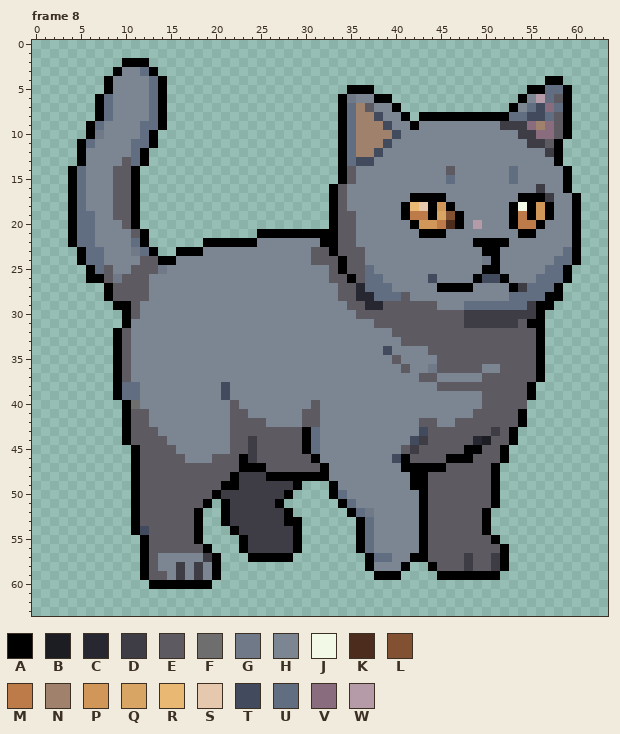
File history of a pixel-art file, Art/Cats/CAT_1.aseprite. The picture above is the old version.
64x64 pixels, 8 frames. Colours within 5 levels of each other are drawn and written as one. Shown: frame 8. The commit also changed other frames, which this record leaves out.
Palette (. is transparent): A #000000  B #1c1c23  C #272732  D #3e3d45  E #5e5a62  F #6f6e6f  G #707987  H #7c8592  J #f2f9e6  K #4b2c1d  L #825132  M #bc7b48  N #a0826c  P #d19759  Q #d9a564  R #e9b872  S #e5c8ad  T #414b5d  U #616d80  V #896d7e  W #b59aa8
Pixels before, frame 8 (only the part around the change), first column x 0:
 0 ................................................................
 1 ................................................................
 2 ..........AAA...................................................
 3 .........AHHUA..................................................
 4 ........AHHHHUA..........................................AA.....
 5 ........AHHHHUA....................AAA.................AAUUA....
 6 .......AUHHHHUA...................AGHHAA..............AHWUEA....
 7 .......AUHHHHUA...................AUNEHHA............AHUTVUA....
 8 .......AUHHHHUA...................AUNNTHHA.AAAAAAAAAAUUTTUEA....
 9 ......AUHHHHUUA...................AUNNNTHHAHHHHHHHHHDDDVNVEA....
10 ......AGHHHHUA....................AUNNNNTHHHHHHHHHHHHHDDVVEA....
11 .....AUHHHHUUA....................AUNNNTHHHHHHHHHHHHHHHDDEA.....
12 .....AHHHHHUA.....................AUNNTHHHHHHHHHHHHHHHHHHDA.....
13 .....AHHHHEUA.....................AUTTHHHHHHHHHHHHHHHHHHHHA.....
14 ....AUHHHEEA......................AEHHHHHHHHHHEHHHHHHUHHHHHA....
15 ....AUHHHEEA......................AEHHHHHHHHHHUHHHHHHUHHHHHA....
16 ....AUHHHEEA.....................AEHHHHHHHHHHHHHHHHHHHHHDHHA....
17 ....AUHHHEEA.....................AEHHHHHHHAAAAHHHHHHHHAAADHHA...
18 ....AUHHHEEA.....................AEHHHHHHARSAPAHHHHHHAJAPAHHA...
19 ....AUUHHEEA.....................AEEHHHHHAMMAQLAHHHHHAMAPAHHA...
20 ....AUUHHHEA.....................AEEHHHHHHAPPMKAHWHHHAMMAHHHA...
21 ....AUUHHHHEA............AAAAAAAAAEEHHHHHHHAAAHHHHHHHHAAHHHHA...
22 ....AUUHHHHUA......AAAAAAHHHHHHHAAEEHHHHHHHHHHHHHAAAAHHHHHHHA...
23 .....AUUHHHGUA..AAAHHHHHHHHHHHHEEAEEEHHHHHHHHHHHHHAAHHHHHHHUA...
24 .....AUUHHHHEEAAHHHHHHHHHHHHHHHEEEAEEHHHHHHHHHHHHHGAHHHHHHUUA...
25 ......AUEHHEEEGHHHHHHHHHHHHHHHHHHEAEEUHHHHHHHHHHHHAAHHHHHUUA....
26 ......AAEGEEEHHHHHHHHHHHHHHHHHHHHEEAEUUHHHHHTHHHHATTAHHHUUUA....
27 ........AEEEEHHHHHHHHHHHHHHHHHHHHHEECUUUHHHHHAAAAHHHHADUUUA.....
28 ........AEEEEHHHHHHHHHHHHHHHHHHHHHEECCUUUEHHHHHHHHHHHUUUUAA.....
29 .........AAEHHHHHHHHHHHHHHHHHHHHHHHEECCEEEEEEHHHUUUUUUUDAA......
30 ..........AEHHHHHHHHHHHHHHHHHHHHHHHHEEEEEEEEEEEEDDDDDDDDA.......
31 ..........AHHHHHHHHHHHHHHHHHHHHHHHHHHHEEEEEEEEEEDDDDDDEAA.......
32 .........AEHHHHHHHHHHHHHHHHHHHHHHHHHHHHHEEEEEEEEEEEEEEEEA.......
33 .........AEHHHHHHHHHHHHHHHHHHHHHHHHHHHHHHEEEEEEEEEEEEEEEA.......
34 .........AEHHHHHHHHHHHHHHHHHHHHHHHHHHHHTHHHHEEEEEEEEEEEEA.......
35 .........AEHHHHHHHHHHHHHHHHHHHHHHHHHHHHHEHHHHEEEEEEEEEEEA.......
36 .........AEHHHHHHHHHHHHHHHHHHHHHHHHHHHHHHEHHGEEEEEHHEEEEA.......
37 .........AEHHHHHHHHHHHHHHHHHHHHHHHHHHHHHHHHEEHHHHHEEEEEEA.......
38 .........AUUHHHHHHHHHTHHHHHHHHHHHHHHHHHHHHHHHEEEEEEEEEEA........
39 .........AUUHHHHHHHHHTHHHHHHHHHHHHHHHHHHHHHHHHHHHHEEEEEA........
40 ..........AFHHHHHHHHHHEHHHHHHHHEHHHHHHHHHHHHHHHHHHEEEEE.........
41 ..........AEEHHHHHHHHHEEHHHHHHEEHHHHHHHHHHHHHHHHHEEEEEA.........
42 ..........AEEHHHHHHHHHEEEEHHHHEEHHHHHHHHHHHEEHHEEEEEEEA.........
43 ..........AEEEHHHHHHHHEEEEEEEEAUHHHHHHHHHHHTEEEEEEEDEA..........
44 ..........AEEEEHHHHHHHEEDEEEEEAUHHHHHHHHHHTDEEEEECBEEA..........
45 ...........AEEEEHHHHHHEEDEEEEEAUHHHHHHHHHEDEEEEEAAEEA...........
46 ...........AEEEEEHHHEEEADEEEEEEAHHHHHHHHTAEEEEAAAEEEA...........
47 ...........AEEEEEEEEEEEAAAEEEEEEAHHHHHHHHAAAAAEEEEEA............
48 ...........AEEEEEEEEEEADDDAAAAAAAHHHHHHHHHAAEEEEEEEA............
49 ...........AEEEEEEEEEAADDDDDDA...AHHHHHHHHAAEEEEEEEA............
50 ...........AEEEEEEEEADDDDDDDA....AUHHHHHHHHAEEEEEEEA............
51 ...........AEEEEEEEA.ADDDDDA......AUHHHHHHHAEEEEEEEA............
52 ...........AEEEEEEA..ADDDDDDA......AUGHHHHHAEEEEEEA.............
53 ...........AEEEEEEA..ADDDDDDAA......AUHHHHHAEEEEEEA.............
54 ...........ATEEEEEA...ADDDDDDA......AUHHHHHAEEEEEEA.............
55 ............AEEEEEA....ADDDDDA......AUHHHHHAEEEEEEEA............
56 ............AEEEEEEA...ADDDDDA......AUHHHHHAEEEEEEEEA...........
57 ............AEHHHHHDA...AAAAA........AUUHHAAEEEEDEEDA...........
58 ............AEHHDHDHA................AHHHA..AEEEDEEDA...........
59 ............AEEHDHDHA.................AAA....AAAAAAA............
60 .............AAAAAAA............................................
61 ................................................................
62 ................................................................
63 ................................................................
Once edited:
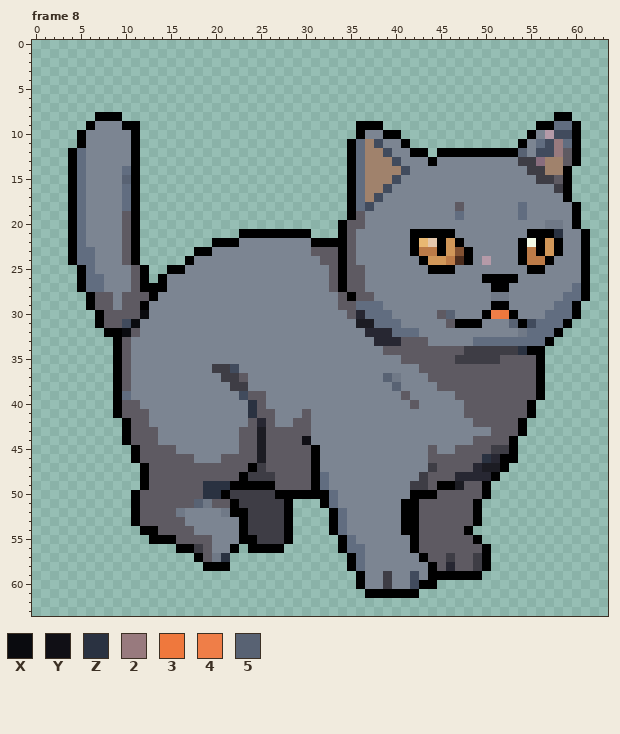
Colours new in this view: X #0a0b0f  Y #100f15  Z #2a3241  2 #987a7e  3 #ef783d  4 #ef7e48  5 #586273
Changes in this commit:
layer "WALK" now hidden
layer "PixelLab - Generation #3" added
Changed rows in their new state; - is an unchanged pixel.
Frame 8:
first column x 4:
 2 ------...-------------------------------------------------
 3 -----.....------------------------------------------------
 4 ----.......------------------------------------------..---
 5 ----.......--------------------...-----------------.....--
 6 ---........-------------------......--------------......--
 7 ---........-------------------.......------------.......--
 8 ----AA.....-------------------........-...............A---
 9 ---H--AA...-------------------..AAA.................AAUUA-
10 -AHH---A..--------------------..AHHAA..............AHWTTA-
11 --H----A..--------------------.AU-TH-A............AHUT2UA-
12 AU-----A.---------------------.AU-NT--AA.AAAAAAAAA5-TT2EA-
13 AU----HA.---------------------.AUNNNT---A---------DDVNNEA-
14 -----HU-----------------------.AUNNNNT----H------H-DDNN---
15 -----H5-----------------------.AUNNNT-----H------H--DDE---
16 -----HU----------------------..AUNNT----------------H-D---
17 -----HU----------------------..AUNT---HHHH--------HHHH-A.-
18 -----HU----------------------..AUT---HHHHHHE-----HUHHH----
19 --H--H-----------------------..AE----HHHHHHU-----HUHHH----
20 --H--------------------------.A-E-----HHHHHH-H---HHHHGG---
21 --H---EA.----------AA------...A-------A---A-------H-AAZ-HA
22 --H---EA.------.---HH------A--A-------ARSAPA-HHHH-AJAPA-HA
23 AU-H--EA..--..-A-------------EA-H-----AMMAPLA-HH--AMAPAHHA
24 AU-H--EA.....A-------------H----H------APPMKA-WH--AMMAHHHA
25 -AUHH---A..AA--------------------H------AAA---HH---AAHHHHA
26 -AUUHHH-A.A-------------------AE-HH-----H----HAA-A--HHHHHA
27 -AUUHHH-AAA------------------EA-EHHH-----HHHH--AAHHHHHHHUA
28 --AEEH---A---------------------AEEHHHH---------GGHHHHHHUUA
29 --AEEHE-A---------------------E-UUUHHHHHH---HHHAAHHHHHUUA-
30 ---AEEE-X----------------------ECUUUHHHHH-5HHHA43AHHHUUUA-
31 ---AEETX------------------------BBUUUHHHHH-AAAHHH5ATUUUA--
32 ----A-XE-------------------------CCCUUUHHHHHHHHHHHGUUUA---
33 ----------------------------------CCC---HHHHHUUUUUUUUA----
34 -----------------------------------EEEEE----DDDDDDZA------
35 ------------------------------------HEEEE--DDDDD----------
36 ----------------DDT------------------H-EE-----EE----------
37 -----------------DDE---------------5G--H-EEEEE------------
38 ------EH---------HDD----------------5--------------EA-----
39 -------H---------H-TEE---------------E-----EEE-----EA-----
40 -----AEE----------H-ZE-----H----------E-----EE-----A------
41 -----AE-----------HHZEE----H----------------E-----EA------
42 ------------------HH-CE--E-H-----------HH--HH-------------
43 ------------------H--B----EH-----------HHHHHHHHE-EA-------
44 ----------H-------H-EB----YH----------HHHHHHHEE-----------
45 ------------------H-EB----EA---------HHH-HH-EE-DDA--------
46 -------------E--H--EEB--------------HHHH--EEE-ZC-A--------
47 -------.A----------E-D-----AH--------HHHDE---CBBA---------
48 -------.A---------EA--DEEEE-U---------HD---CCCC-----------
49 -------.A------ZZZ-AAAAEEEEAUH--------DD-AAB--A.----------
50 ---------------ZZA-----A-AAAAUH-------A-A-----A.----------
51 --------------5GEEA----DA---AUHH-----AAE-----A..----------
52 ------------GHHHHGAA---------AUHHH---AAE-----A.-----------
53 -------------HHHHHHA-----.---AUHHH---AAE-----A.-----------
54 -------.AA----HHHHHA----A.---AUHHH---AAE----A..-----------
55 --------.AAA--EEHHH-A---A.----AUHH----AE-----A..----------
56 --------....AADEHHA.AAAA..----AUUH----AE------A..---------
57 --------......AEGZ--.....------AUHHH--H---D-EDA..---------
58 --------.......A-A-------------AUH---HHH--C-EDA..---------
59 --------.........---------------AHHDHHTHA-----..----------
60 ---------.......----------------AHHDHHTAA-----------------
61 ---------------------------------AAAAAA-------------------
Where, in picture pixels (left, top, right, bottom), the same in both pictures:
changed: (68, 58, 590, 598)
